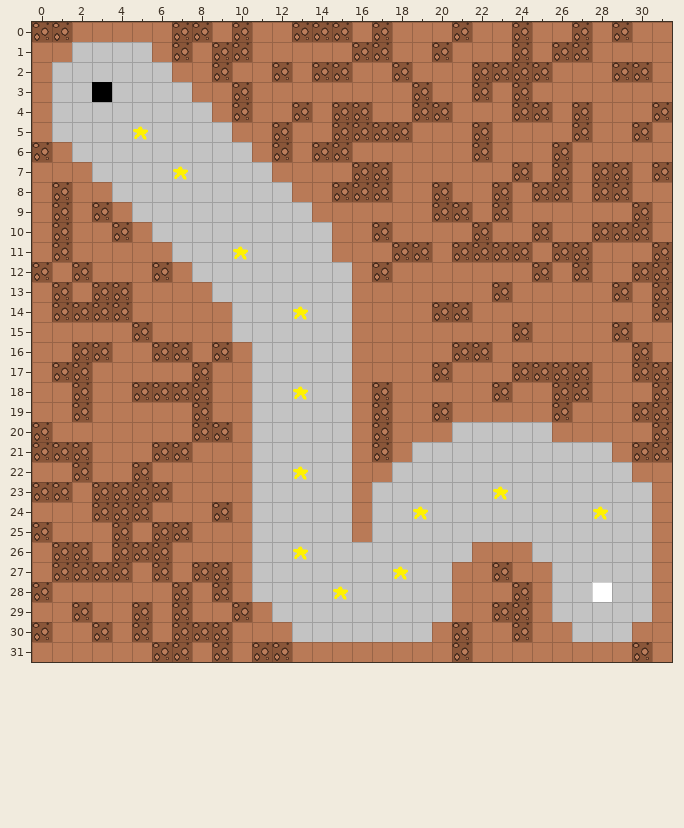
Tiled map (JSON) -- maps/01.json. Above, as it was before the edit.
Cells are 32x32 px. Shown: x 0..31, y 0..31. Tiles whose own drawing changed are shown in their newer look in all pictures.
The same view after the edit:
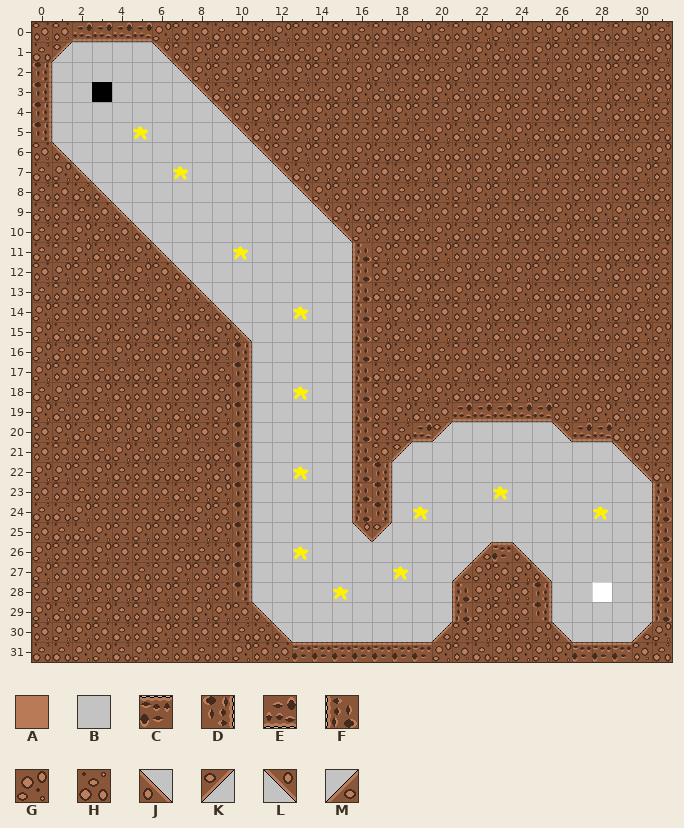
Key: from "tiles": A 0, B 1, C 10, D 11, E 12, F 13, G 14, H 15, J 16, K 17, L 18, M 19.
_ is an empty cell, . an unchanged one.
What changed:
--- layer "01"
@@ x 0..31 @@
- 0 ..AAAAA..A.AA...A.AAA.AA.AA.A.AA
- 1 AA....A.A..AAAAA..AA.AAA.A..AAAA
- 2 A......AA.AA.A..AA.AAA....AAA..A
- 3 A.......AA.AAAAAAAA.AA.A.AAAAAAA
- 4 A........A.AA.A..AA..AAA..A.AAA.
- 5 A.........AA.AA....AAA.AAAA.AA.A
- 6 .A.........A.A..AAAAAA.AAA.AAAAA
- 7 AAA.........AAAA..AAAAAA.A.A..A.
- 8 A.AA.........AA...AA.AA.A..A..AA
- 9 A.A.A.........AAAAAA..A.AAAAAA.A
-10 A.AA.A.........AA.AAAA.AA.AA...A
-11 A.AAAAA........AAA..A....A..AAA.
-12 .A.AAA.A........A.AAAAAAA.A.AA..
-13 A.A..AAAA.......AAAAAAA.AAAAA.A.
-14 A....AAAAA......AAAA..AAAAAAAAA.
-15 AAAAA.AAAAB.....AAAAAAAA.AAAA.AA
-16 AA..AA..A.A.....AAAAA..AAAAAAA.A
-17 A..AAAAA.AA.....AAAA.AAA....AA..
-18 AA.AA....AA.....A.AAAAA.AA..AAA.
-19 AA.AAAAA.AA.....A.AA.AAAAA.AAA..
-20 .AAAAAAA..A.....A.AAA.....AAAAA.
-21 ...AAA..AAA.....A.A..........A..
-22 AA.AA.AAAAA.....AA............AA
-23 ..A....AAAA.....AB.............A
-24 AAA...AAA.A.....AB.............A
-25 .AAA.A..AAA.....AB.............A
-26 A..A...AAAA...........AAA......A
-27 A....A.A..A..........AA.AA.....A
-28 .AAAAAA.A.A..........AAA.A.....A
-29 AA.AA.A.AA.A.........AA..A.....A
-30 .AA.A.A...AAA.......A.AA.AA...AA
-31 AAAAAA..A.A..AAAAAAAA.AAAAAAAA.A
+ 0 ..EEEEG..H.HG...H.HGH.GG.GG.H.GH
+ 1 HK....L.G..HHHGG..HH.GGH.G..HHHG
+ 2 D......LG.GG.G..GG.HHG....GGG..H
+ 3 D.......LH.HHHHGGHH.GH.H.GHGGHGG
+ 4 D........L.GH.G..GG..GHG..H.GHH.
+ 5 D.........LH.GG....HGH.GGHH.HH.H
+ 6 .J.........L.G..GHHGHH.GHH.GHHGG
+ 7 HGJ.........LHGG..HGGGGG.G.H..G.
+ 8 H.HJ.........LG...HH.GG.H..H..HH
+ 9 H.H.J.........LGHHHG..G.HHGHGG.H
+10 H.GH.J.........LG.HHGH.GH.GH...H
+11 H.GHHGJ........BFG..G....H..HHH.
+12 .G.GHG.J........F.GHHGHGG.H.GH..
+13 H.H..HGGJ.......FHHGHGH.GHHHH.G.
+14 G....GGHHJ......FGGH..GHHGGGGGH.
+15 GHHGH.HGHGJ.....FGHGGGGH.HGGH.GG
+16 GH..GH..H.D.....FGHGH..HGHHHHG.H
+17 G..HHHGG.HD.....FHHG.GHG....HH..
+18 HG.GH....HD.....F.GGGHH.GG..HGH.
+19 GH.HGGGH.GD.....F.GH.EEEEE.GGH..
+20 .GHGGGGG..D.....F.HEK.....LEEHH.
+21 ...HGH..HHD.....F.K..........L..
+22 GG.GH.HHGHD.....FD............LH
+23 ..H....HGGD.....FD.............F
+24 HHG...HHG.D.....FD.............F
+25 .HHG.G..GGD.....LK.............F
+26 G..G...HHHD...........MCJ......F
+27 G....H.G..D..........MG.GJ.....F
+28 .GGGGGG.G.D..........FGG.D.....F
+29 GH.GH.H.GG.J.........FG..D.....F
+30 .GG.H.G...HHJ.......M.GG.GJ...MG
+31 HHGGHG..H.G..CCCCCCCG.HGGGGCCC.H
Where, in picture pixels (left, top, right, bottom), the same in both pictures:
changed: (32, 22, 672, 662)
